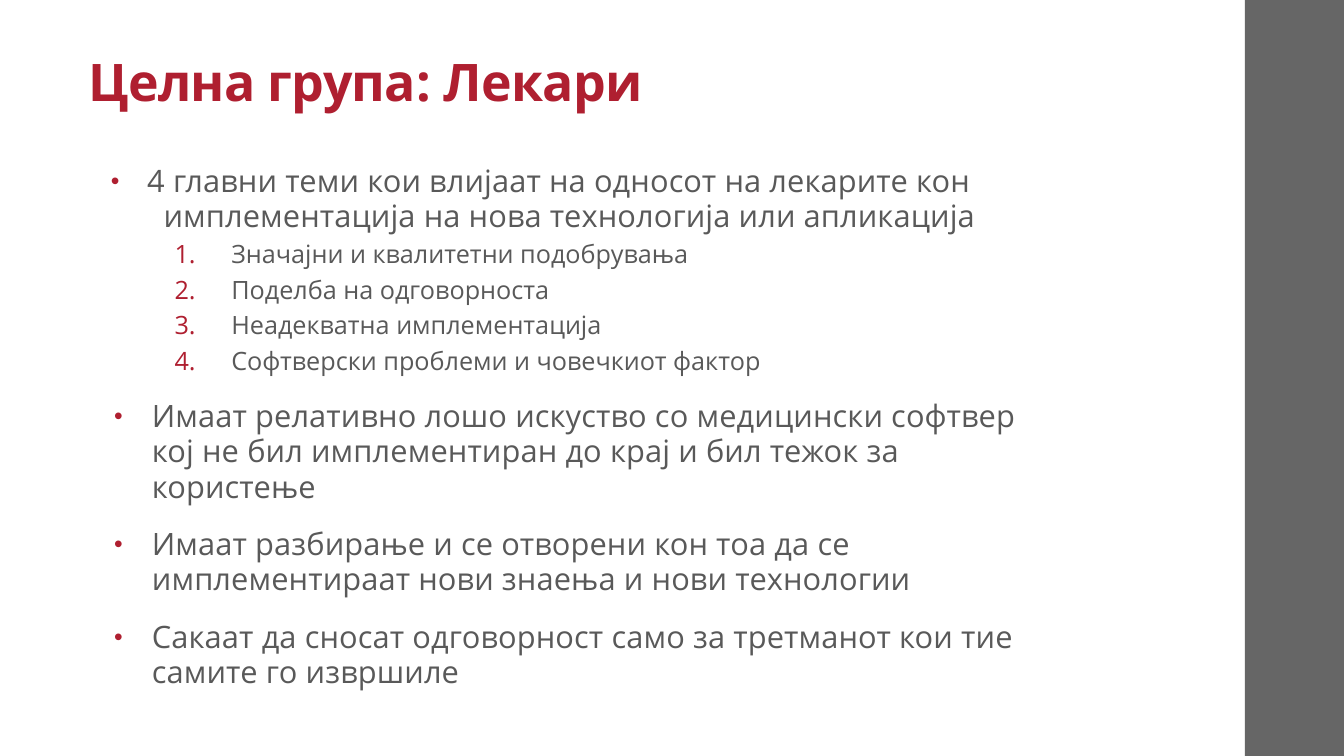
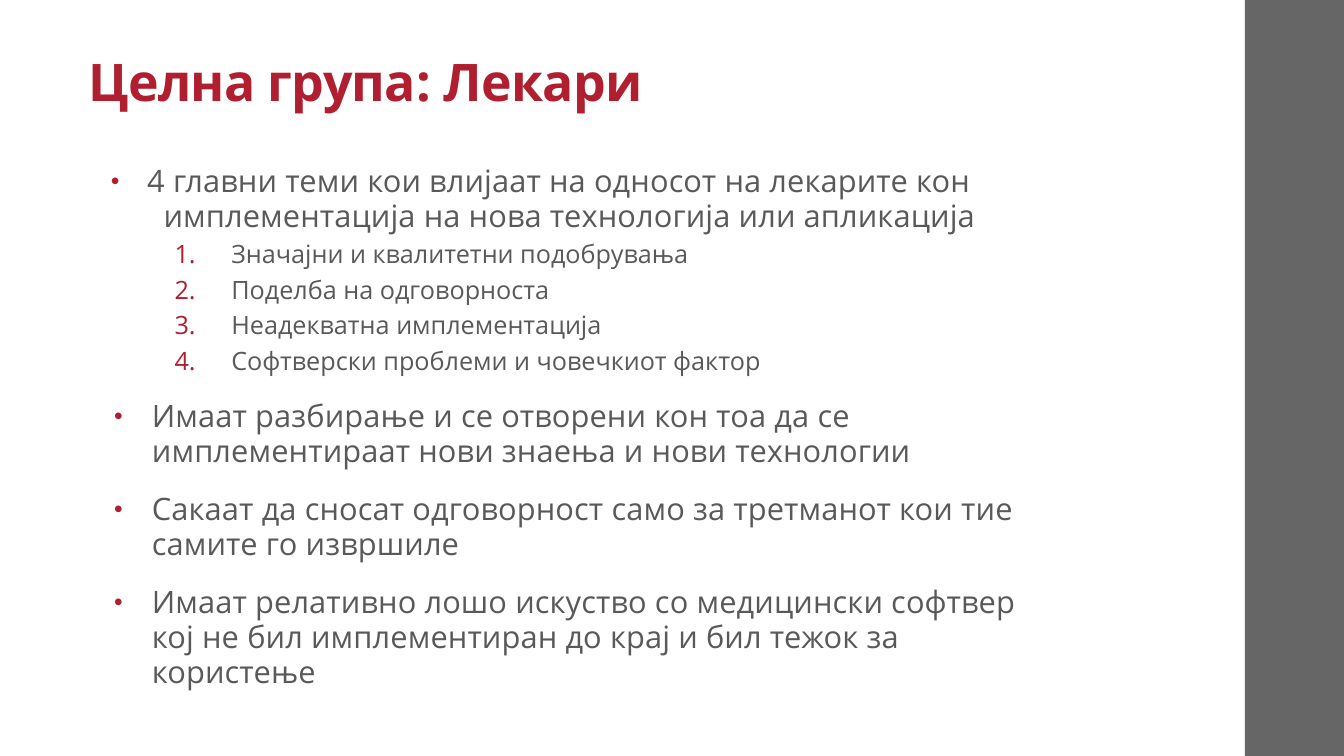
Before and after one commit to AlenDosev/Master, a slide deck: slide 12 of Masters.pptx (slide 13 before the commit). Drawn at 1344x756 pixels with LibreOffice and Linux fonts; fonts in the diff are those of the drawing. Boxes give left, top, right and bottom in pixels: in the first picture for what was removed or moved away, otherwise in the second. Text is boxed around its words. In the diff, an @@ line names an element or a change of style, - is before the commit and + after.

```diff
--- a/Masters.pptx
+++ b/Masters.pptx
@@ text at box(152, 403, 1015, 506): paragraph removed @@
-• Имаат релативно лошо искуство со медицински софтвер кој не бил имплементиран до крај и бил тежок за користење
@@ text at box(152, 589, 1015, 691): paragraph added @@
+• Имаат релативно лошо искуство со медицински софтвер кој не бил имплементиран до крај и бил тежок за користење
```
Also in this commit, not shown: 4 other slides changed, 4 slides removed, 1 other file.
